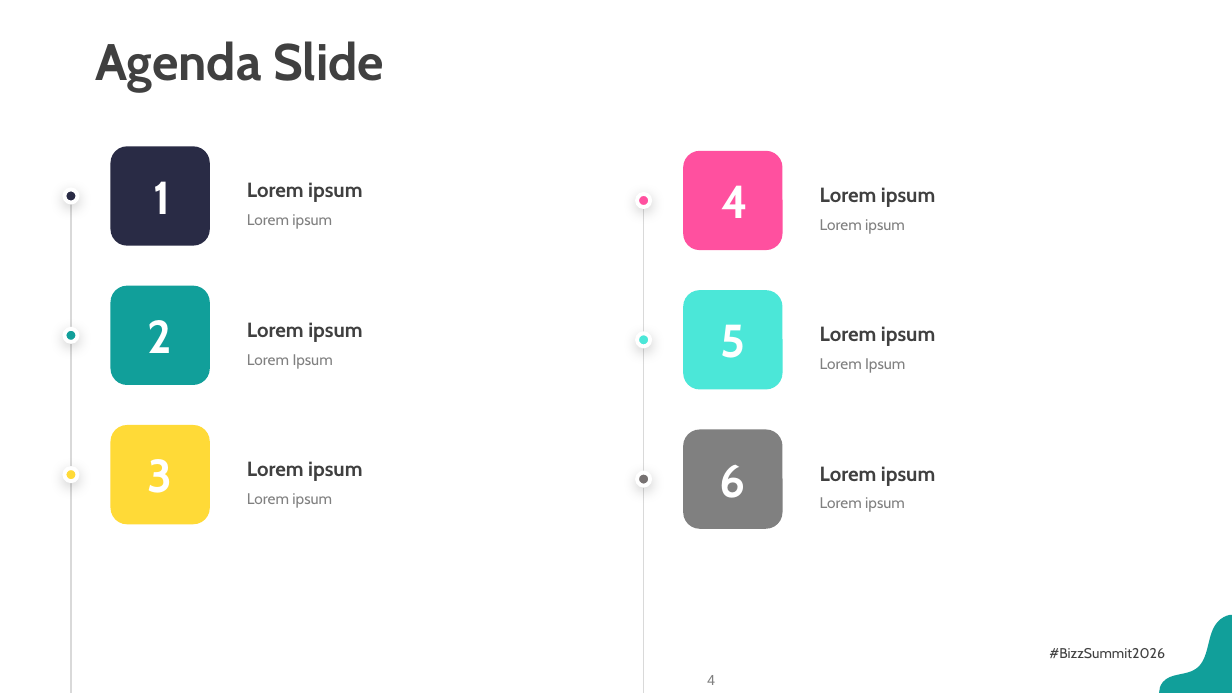
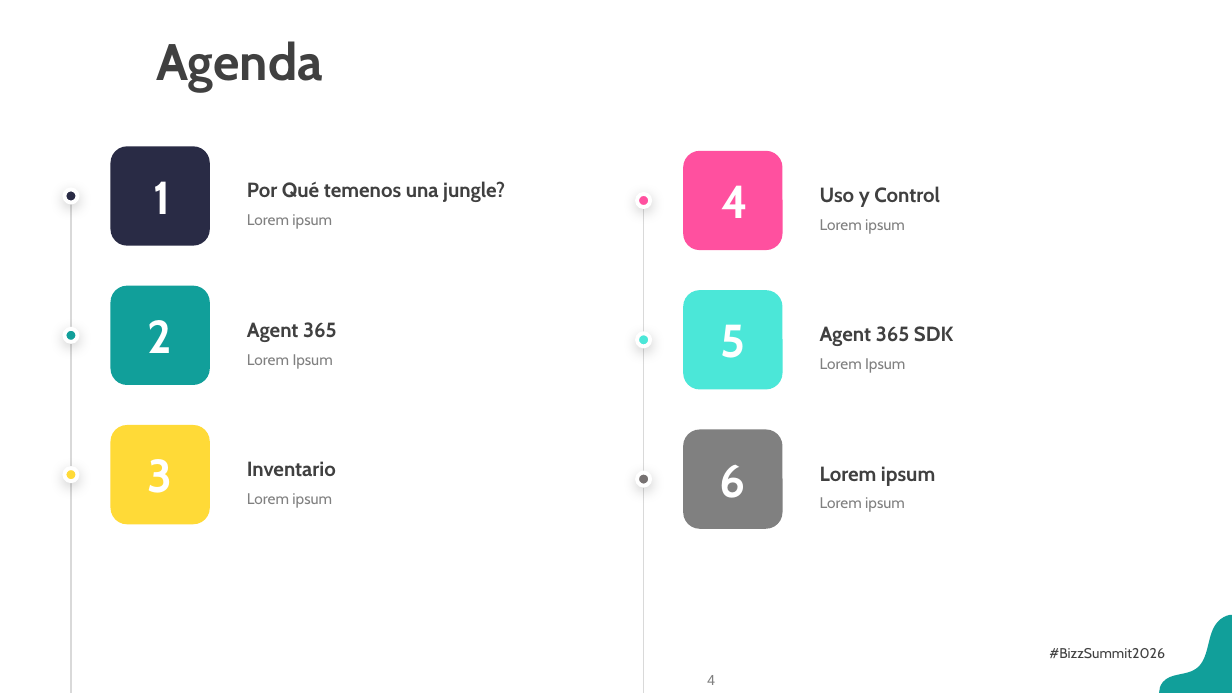
Before and after one commit to antoniosql/materiales-sesiones, a slide deck: slide 4 of BizzSummit/2026/01_trabajo/BizzSummit2026_De_la_jungla_al_control_plane.pptx. Drawn at 1232x693 pixels with LibreOffice and Linux fonts; fonts in the diff are those of the drawing; background and template pictures are left out. Boxes give left, top, right and bottom in pixels: in the first picture for what was removed or moved away, otherwise in the second. Text is boxed around its words. In the diff, an @@ line names an element or a change of style, - is before the commit and + after.

```diff
--- a/BizzSummit/2026/01_trabajo/BizzSummit2026_De_la_jungla_al_control_plane.pptx
+++ b/BizzSummit/2026/01_trabajo/BizzSummit2026_De_la_jungla_al_control_plane.pptx
@@ text at <box>156,41,323,91</box>: text changed @@
-Agenda Slide
+Agenda
@@ text at <box>247,181,505,202</box>: text changed @@
-Lorem ipsum
+Por Qué temenos una jungle?
@@ text at <box>820,186,940,207</box>: text changed @@
-Lorem ipsum
+Uso y Control
@@ text at <box>247,322,337,342</box>: text changed @@
-Lorem ipsum
+Agent 365
@@ text at <box>820,326,953,346</box>: text changed @@
-Lorem ipsum
+Agent 365 SDK
@@ text at <box>247,461,336,476</box>: text changed @@
-Lorem ipsum
+Inventario
```
Also in this commit, not shown: 9 slides added, 27 other files.
